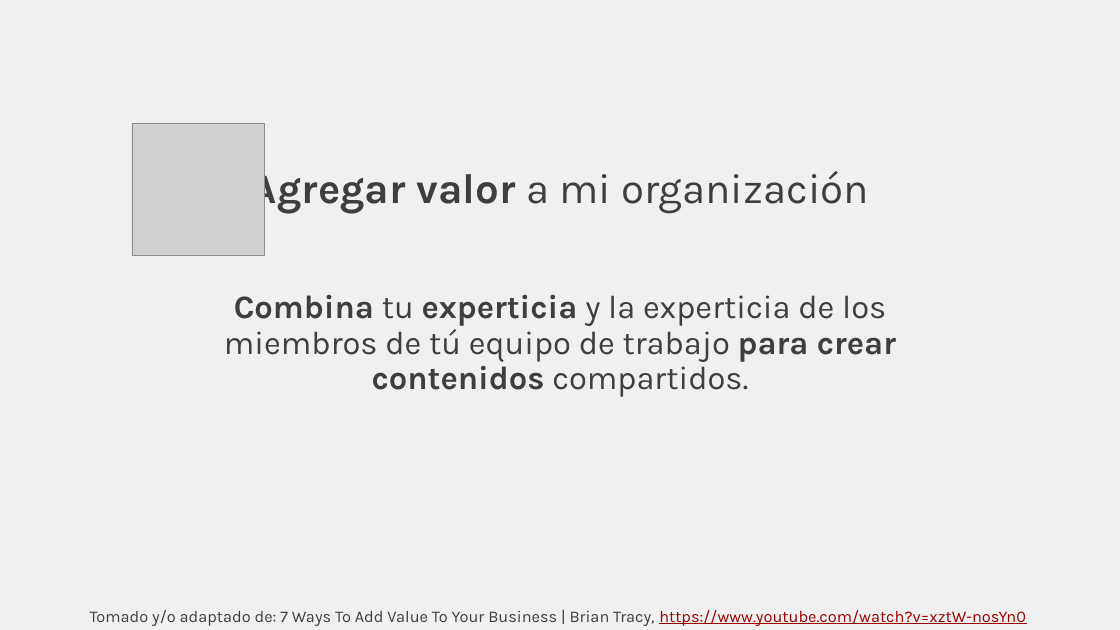
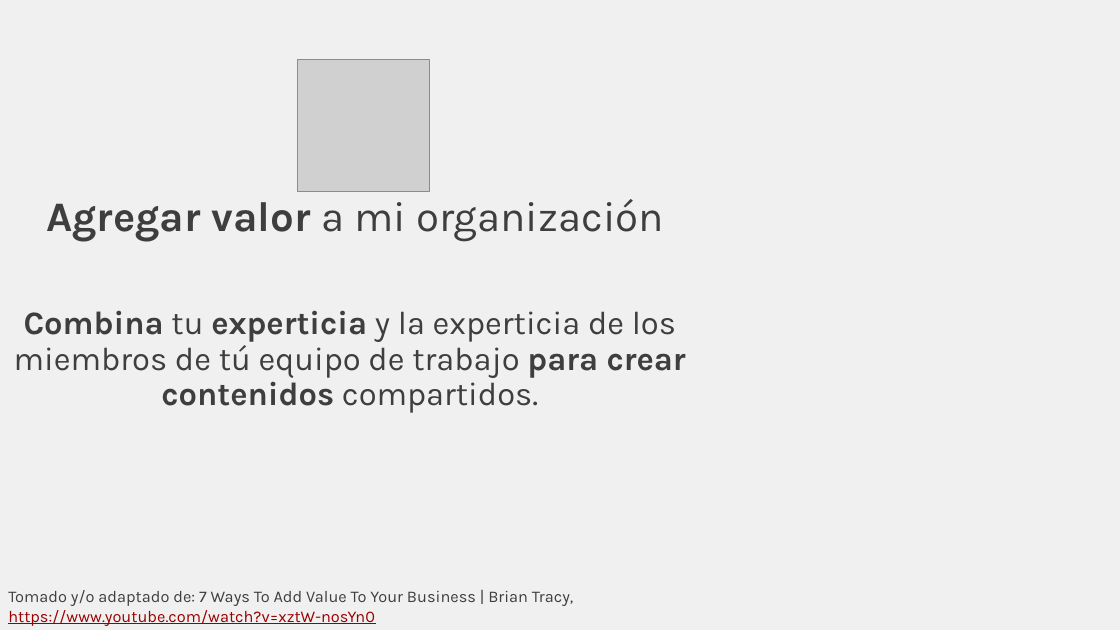
Before and after one commit to rcfdtools/R.TeachingResearchGuide, a slide deck: slide 7 of Section01/Section01.pptx. Drawn at 1120x630 pixels with LibreOffice and Linux fonts; fonts in the diff are those of the drawing; grey boxes stand for pictures. Boxes give left, top, right and bottom in pixels: in the first picture for what was removed or moved away, otherwise in the second. Text is boxed around its words. In the diff, an @@ line names an element or a change of style, - is before the commit and + after.

```diff
--- a/Section01/Section01.pptx
+++ b/Section01/Section01.pptx
@@ picture: place and size @@
-picture at [132, 124, 264, 255]
+picture at [297, 59, 429, 191]
@@ title "Agregar valor a mi organización" rewrapped from [251, 165, 869, 214] to [46, 199, 664, 242] @@
@@ text "Combina tu experticia y la ...": place and size @@
-text "Combina tu experticia y la ..." at [224, 295, 896, 397]
+text "Combina tu experticia y la ..." at [14, 311, 686, 413]
@@ text "Tomado y/o adaptado de: 7 ...": place and size @@
-text "Tomado y/o adaptado de: 7 ..." at [90, 610, 1026, 626]
+text "Tomado y/o adaptado de: 7 ..." at [8, 590, 573, 626]
@@ text "Tomado y/o adaptado de: 7 ..." at [8, 590, 573, 626]: alignment centre to left @@
```
Also in this commit, not shown: 22 other slides changed, 1 slide added, 1 slide removed, 6 other files.
